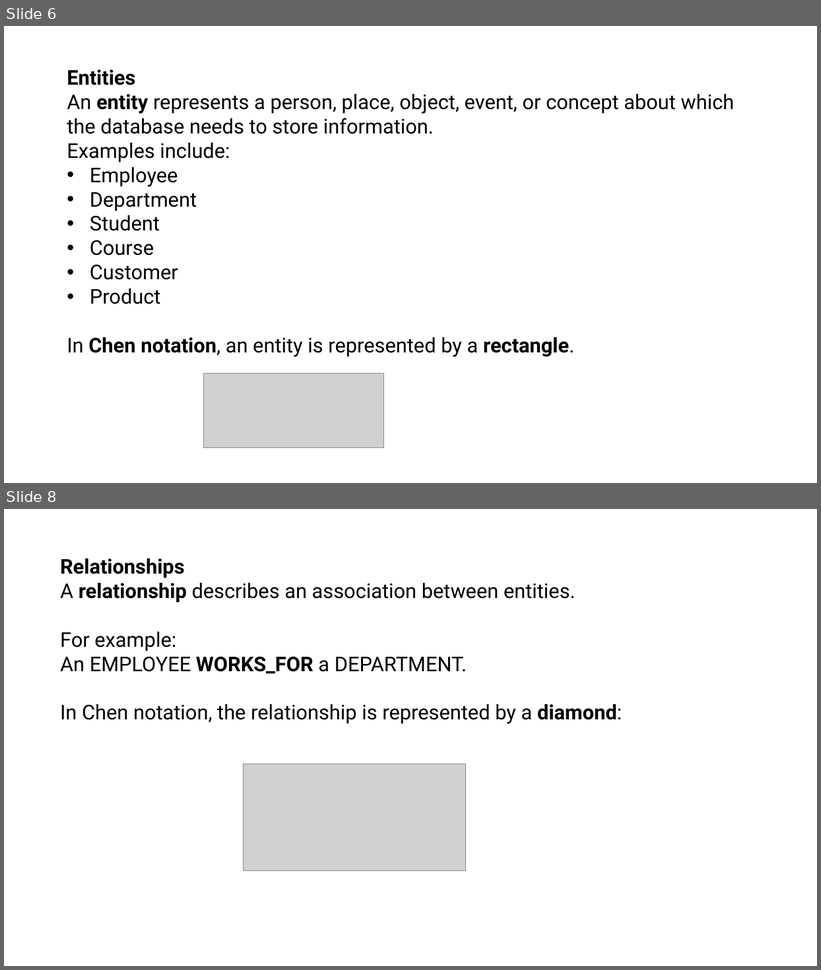
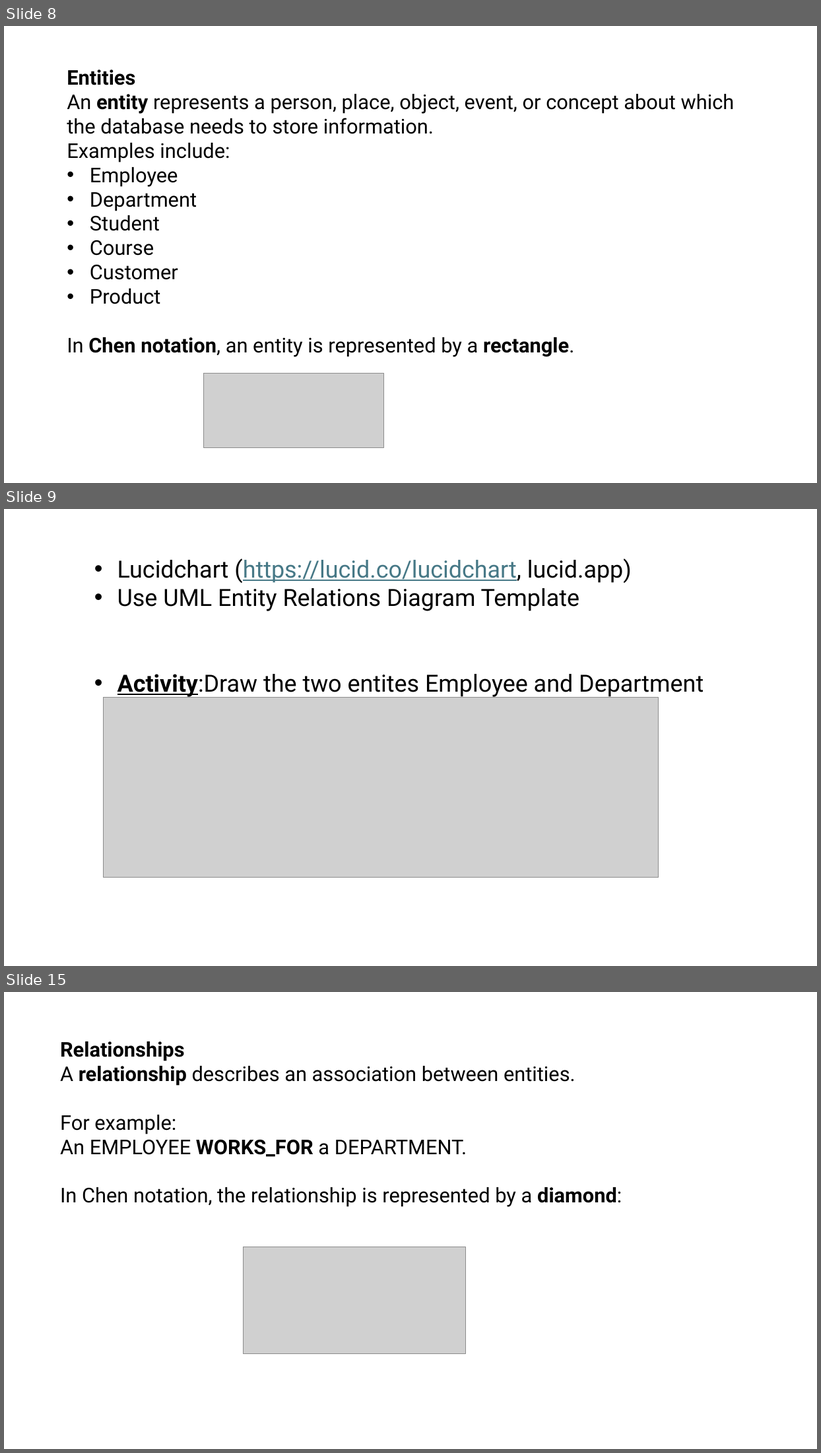
Before and after one commit to joannes630/AU, a slide deck: CSC 4500 GitHub/Entity Relationship Data Model.pptx. Shown one above the other, each under a label of ours: slides 6 and 8 before the commit, slides 8, 9 and 15 after it; the slides between them are not shown. The pictures are 821x970 and 821x1453 pixels, drawn with LibreOffice and Linux fonts; fonts in the diff are those of the drawing; grey boxes stand for pictures. Boxes give left, top, right and bottom in pixels: in the first picture for what was removed or moved away, otherwise in the second. Text is boxed around its words. In the diff, an @@ line names an element or a change of style, - is before the commit and + after.

```diff
--- a/CSC 4500 GitHub/Entity Relationship Data Model.pptx
+++ b/CSC 4500 GitHub/Entity Relationship Data Model.pptx
@@ slide 9 added at (4, 509, 817, 966), background #FFFFFF @@
@@ text added at (118, 559, 704, 697), 28 pt, text #000000 @@
+• Lucidchart (https://lucid.co/lucidchart, lucid.app)
+• Use UML Entity Relations Diagram Template
+• Activity:Draw the two entites Employee and Department
@@ picture added at (104, 698, 659, 878) @@
@@ what was slide 6 is now slide 8 @@
@@ what was slide 8 is now slide 15 @@
```
Also in this commit, not shown: 5 slides changed, 18 other slides added, 2 slides removed.
